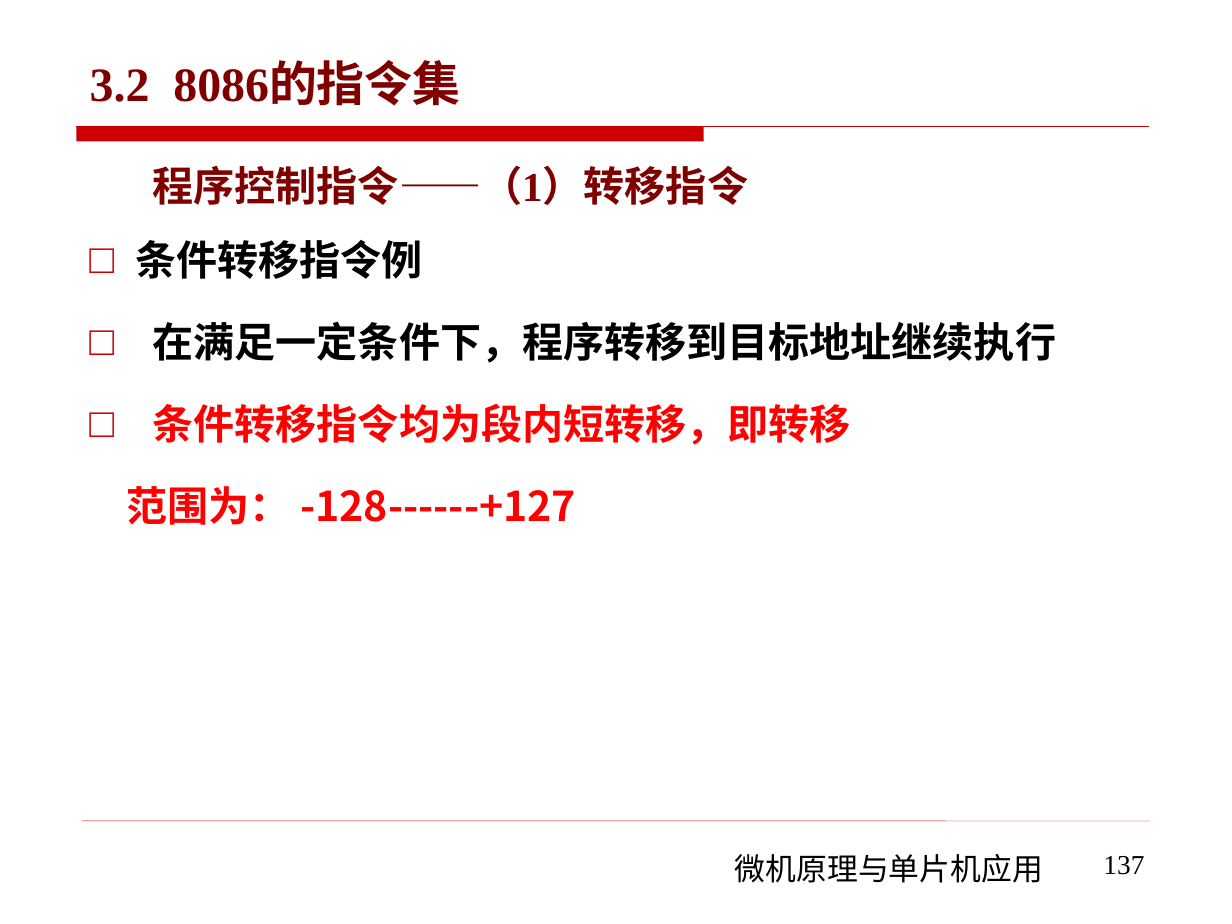
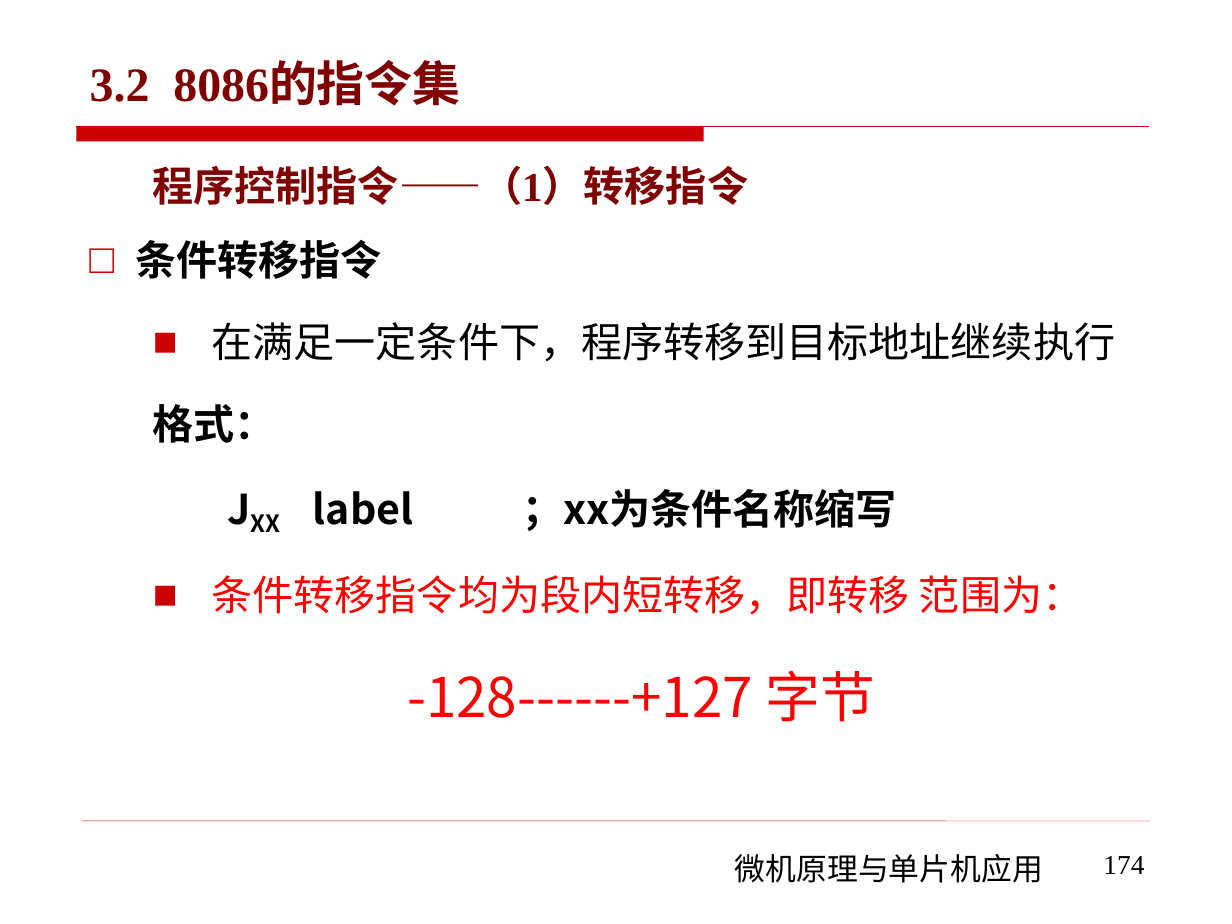
Before and after one commit to rshouc/Microcomputer, a slide deck: slide 174 of PPT/The Principle of Microcomputer/第三章 微机原理（8086的指令系统-指令集).pptx (slide 137 before the commit). Drawn at 1232x924 pixels with LibreOffice and Linux fonts; fonts in the diff are those of the drawing; background and template pictures are left out. Boxes give left, top, right and bottom in pixels: in the first picture for what was removed or moved away, otherwise in the second. Text is boxed around its words. In the diff, an @@ line names an element or a change of style, - is before the commit and + after.

```diff
--- a/PPT/The Principle of Microcomputer/第三章 微机原理（8086的指令系统-指令集).pptx
+++ b/PPT/The Principle of Microcomputer/第三章 微机原理（8086的指令系统-指令集).pptx
@@ text at (136, 240, 382, 279): text changed @@
-□ 条件转移指令例
+□ 条件转移指令
@@ text at (212, 322, 1116, 362): bullet □ to ■; list level 1 to 2 in "在满足一定条件下，程序转移到目标地址继续执行" @@
@@ text at (153, 404, 1083, 722): text changed @@
-□ 条件转移指令均为段内短转移，即转移
-范围为： -128------+127
+格式：
+JXX label ；xx为条件名称缩写
+  ■ 条件转移指令均为段内短转移，即转移 范围为：
+  -128------+127 字节
@@ page number at (1103, 856, 1144, 874): text changed @@
-137
+174
```
Also in this commit, not shown: 35 other slides changed, 54 slides added, 3 slides removed, 7 other files.
